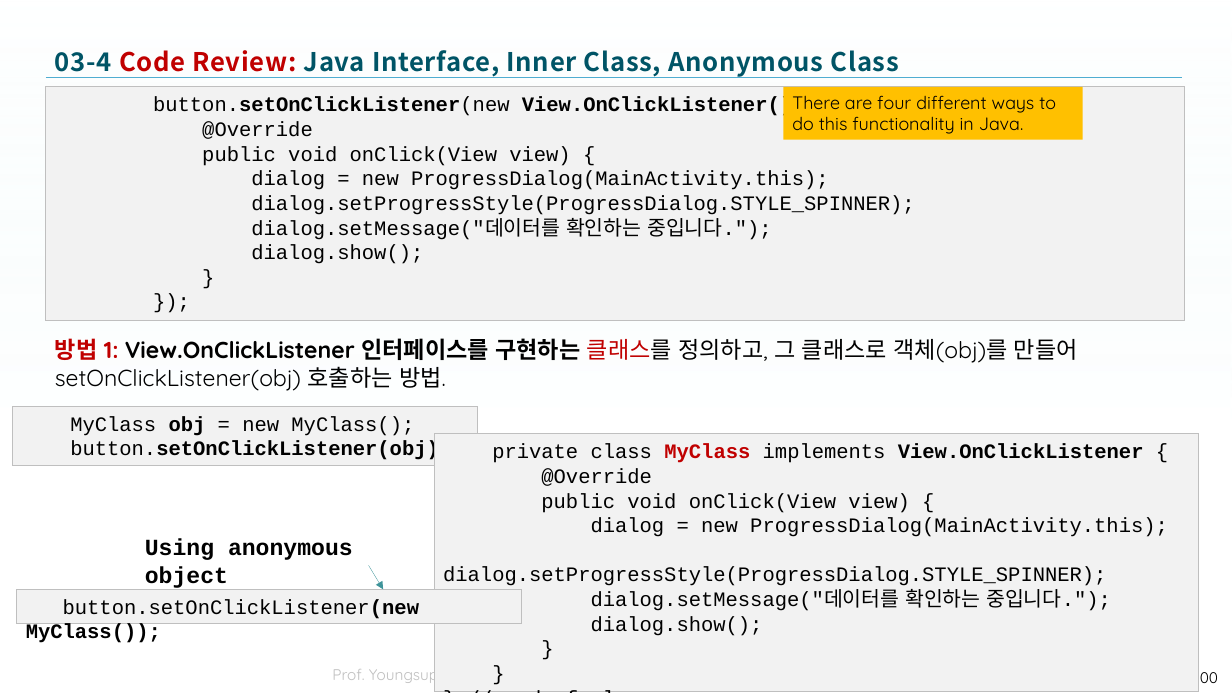
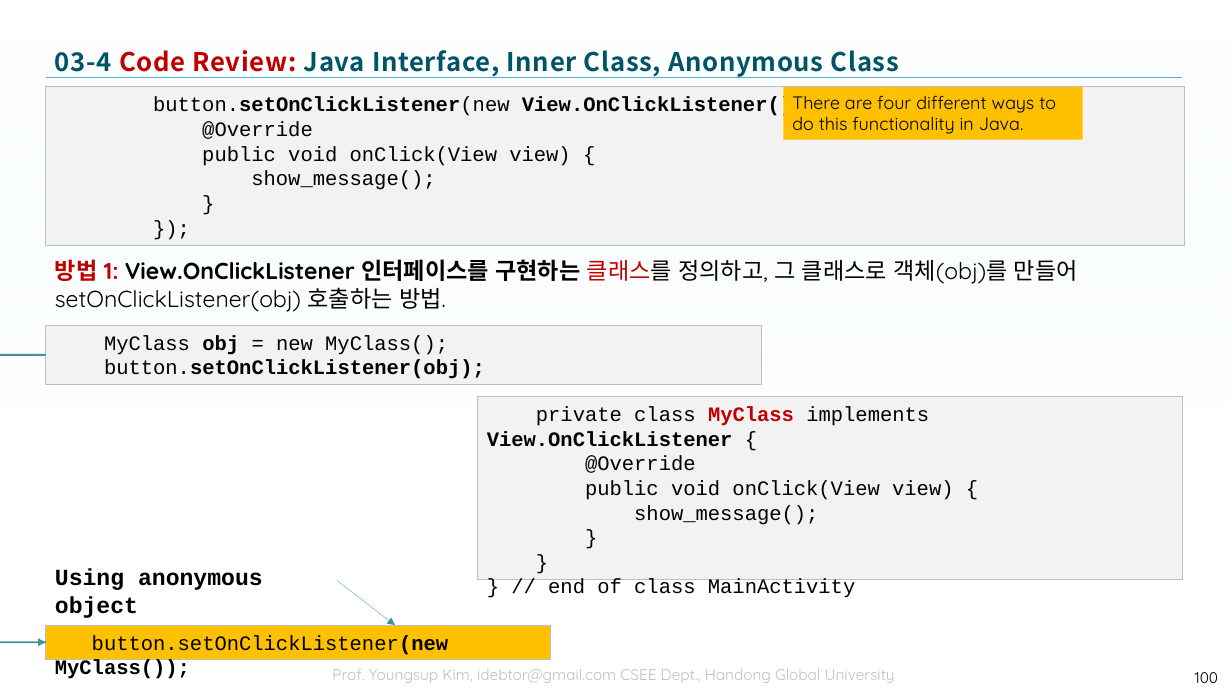
Before and after one commit to tae7841/HuStarAS, a slide deck: slide 100 of ppts/03Widget.pptx. Drawn at 1232x693 pixels with LibreOffice and Linux fonts; fonts in the diff are those of the drawing; background and template pictures are left out. Boxes give left, top, right and bottom in pixels: in the first picture for what was removed or moved away, otherwise in the second. Text is boxed around its words. In the diff, an @@ line names an element or a change of style, - is before the commit and + after.

```diff
--- a/ppts/03Widget.pptx
+++ b/ppts/03Widget.pptx
@@ rectangle "button.setOnClickListener(new View.OnClickListener() {": place and size @@
-rectangle "button.setOnClickListener(new View.OnClickListener() {" at bbox=[46, 87, 1185, 320]
+rectangle "button.setOnClickListener(new View.OnClickListener() {" at bbox=[46, 87, 1185, 246]
@@ text in rectangle at bbox=[251, 171, 435, 190]: text changed @@
-dialog = new ProgressDialog(MainActivity.this);
-dialog.setProgressStyle(ProgressDialog.STYLE_SPINNER);
-dialog.setMessage("데이터를 확인하는 중입니다.");
-dialog.show();
+show_message();
@@ text "방법 1: View.OnClickListener 인터페이스를 구현하는 ...": place and size @@
-text "방법 1: View.OnClickListener 인터페이스를 구현하는 ..." at bbox=[55, 338, 1078, 391]
+text "방법 1: View.OnClickListener 인터페이스를 구현하는 ..." at bbox=[55, 259, 1078, 312]
@@ rectangle "MyClass obj = new MyClass();": place and size @@
-rectangle "MyClass obj = new MyClass();" at bbox=[12, 407, 478, 466]
+rectangle "MyClass obj = new MyClass();" at bbox=[46, 325, 762, 384]
@@ curved arrow added from (46, 355) to (46, 642), #3F949A 1.5 pt @@
@@ rectangle "private class MyClass implements View.OnClickListener ...": place and size @@
-rectangle "private class MyClass implements View.OnClickListener ..." at bbox=[434, 433, 1199, 691]
+rectangle "private class MyClass implements View.OnClickListener ..." at bbox=[478, 396, 1183, 580]
@@ text in rectangle at bbox=[634, 505, 818, 525]: text changed @@
-dialog = new ProgressDialog(MainActivity.this);
-dialog.setProgressStyle(ProgressDialog.STYLE_SPINNER);
-dialog.setMessage("데이터를 확인하는 중입니다.");
-dialog.show();
+show_message();
@@ text "Using anonymous object": place and size @@
-text "Using anonymous object" at bbox=[145, 538, 353, 590]
+text "Using anonymous object" at bbox=[55, 569, 263, 618]
@@ arrow moved from (369, 566) - (384, 590) to (337, 580) - (396, 626) @@
@@ text in rectangle at bbox=[548, 579, 855, 598]: text changed @@
-} // end of class
+} // end of class MainActivity
@@ rectangle "button.setOnClickListener(new MyClass());": place and size @@
-rectangle "button.setOnClickListener(new MyClass());" at bbox=[17, 590, 521, 624]
+rectangle "button.setOnClickListener(new MyClass());" at bbox=[46, 626, 551, 660]
@@ rectangle "button.setOnClickListener(new MyClass());" at bbox=[46, 626, 551, 660]: fill #F2F2F2 to #FFC000 @@
```
Also in this commit, not shown: 8 other slides changed, 5 slides added.
